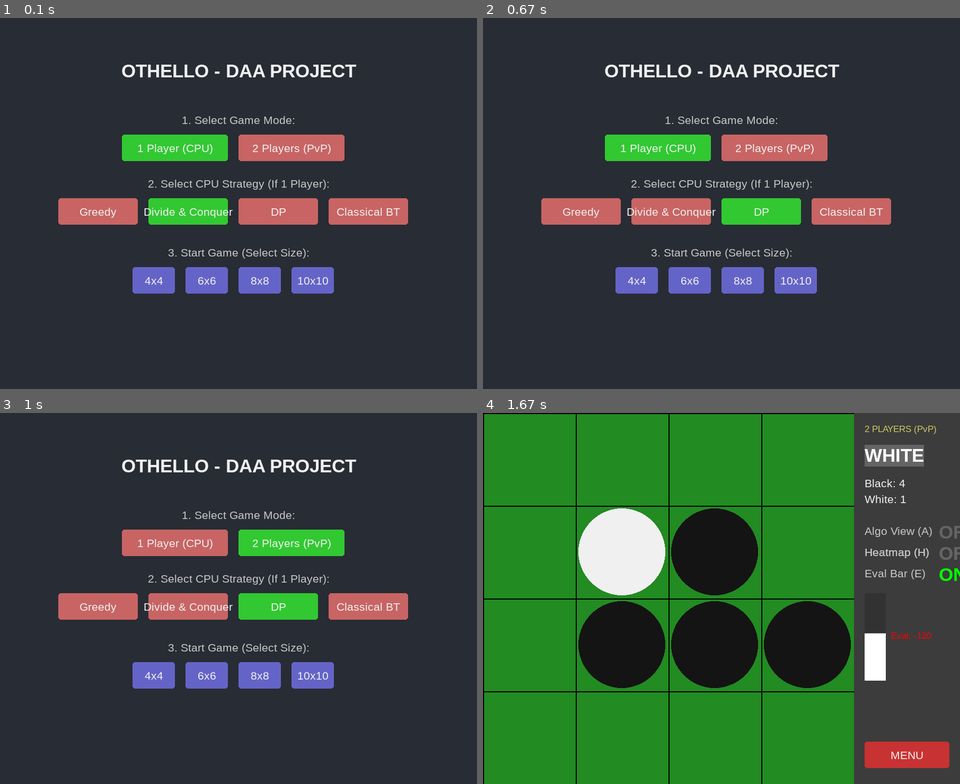
Above: before the commit, frames 1-4 (two rows, left to right).
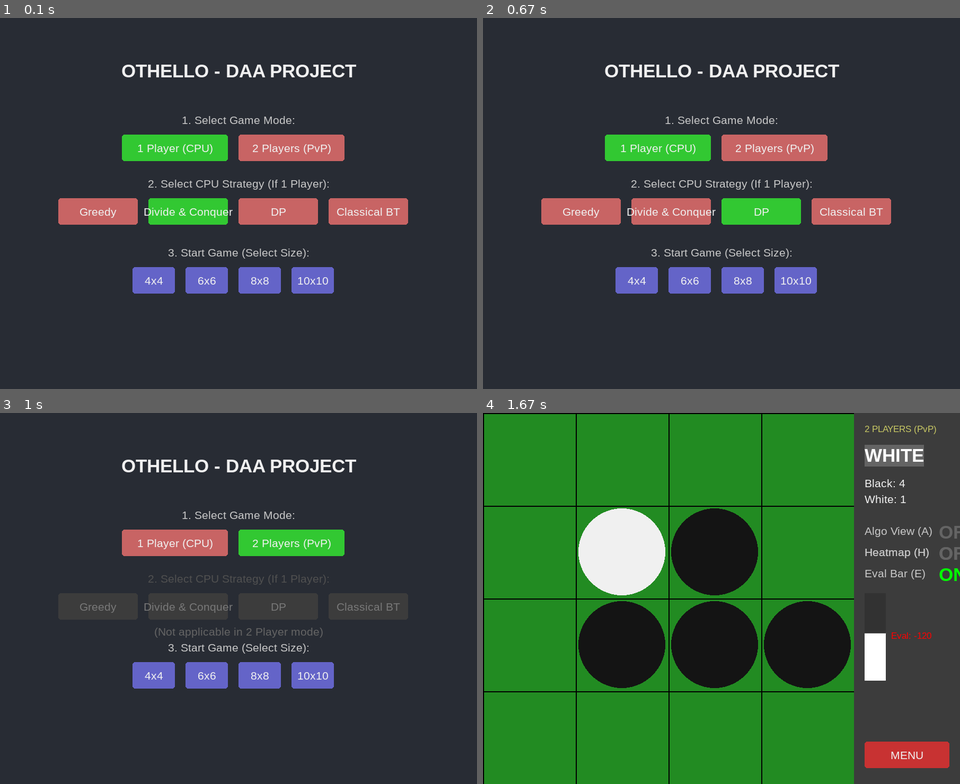
Above: after the commit, the same moments.

Repository: nimaldanyathk/Othello_DAA_Project
Game: pygame game, started from main_pygame.py
The game is run twice, just before and just after one commit, with the same random seed, the same clock (stepped at 60 frames per second) and the same inputs.
Inputs (mouse positions are in pixels of both pictures, inside the frame that each line leads up to):
- Up to frame 1 (0.1 s): no input
- Up to frame 2 (0.67 s): click (721, 203) at 0.38 s
- Up to frame 3 (1 s): click "2 Players (PvP)" at 0.72 s
- Up to frame 4 (1.67 s): click "4x4" at 1.05 s; click (778, 631) at 1.38 s

Frames 1-2 are identical in both runs. In frame 3, 5.3% of the frame differs, in the area x 12-86%, y 43-61%; in frame 4, nothing differs.

Commit message:
UI: grey out CPU strategy section in 2-Player (PvP) mode

Diff:
--- a/ui/pygame_gui.py
+++ b/ui/pygame_gui.py
@@ -190,7 +190,9 @@
             self.menu_buttons_mode.append((rect, mode_val))
 
         # --- 2. Select CPU Strategy (If 1 Player) ---
-        lbl_strat = self.font.render("2. Select CPU Strategy (If 1 Player):", True, (200, 200, 200))
+        is_1player = self.selected_mode_option == MODE_PvCPU
+        lbl_color = (200, 200, 200) if is_1player else (80, 80, 80)
+        lbl_strat = self.font.render("2. Select CPU Strategy (If 1 Player):", True, lbl_color)
         self.screen.blit(lbl_strat, (center_x - lbl_strat.get_width()//2, 300))
 
         strats = [("Greedy", STRAT_GREEDY), ("Divide & Conquer", STRAT_DNC), ("DP", STRAT_DP), ("Classical BT", STRAT_CLASSICAL_BT)]
@@ -204,15 +206,26 @@
             y = 340
             rect = pygame.Rect(x, y, strat_btn_width, 50)
 
-            # Highlight selected
-            color = self.COLOR_BTN_SELECTED if self.cpu_strategy == strat_val else (200, 100, 100)
+            if not is_1player:
+                # Greyed out - not applicable in PvP mode
+                color = (60, 60, 60)
+            elif self.cpu_strategy == strat_val:
+                color = self.COLOR_BTN_SELECTED
+            else:
+                color = (200, 100, 100)
+
             pygame.draw.rect(self.screen, color, rect, border_radius=5)
 
-            # Text
-            txt = self.font.render(label, True, self.COLOR_WHITE)
+            txt_color = (120, 120, 120) if not is_1player else self.COLOR_WHITE
+            txt = self.font.render(label, True, txt_color)
             self.screen.blit(txt, (x + strat_btn_width//2 - txt.get_width()//2, y + 25 - txt.get_height()//2))
 
             self.menu_buttons_strat.append((rect, strat_val))
+
+        # "N/A" overlay text when in PvP mode
+        if not is_1player:
+            na = self.font.render("(Not applicable in 2 Player mode)", True, (100, 100, 100))
+            self.screen.blit(na, (center_x - na.get_width()//2, 400))
 
         # --- 3. Select Grid Size (Starts Game) ---
         lbl_size = self.font.render("3. Start Game (Select Size):", True, (200, 200, 200))
@@ -241,12 +254,13 @@
                 self.play_sound('flip')
                 return
 
-        # Check Strategy Selection (Toggle)
-        for rect, strat_val in self.menu_buttons_strat:
-            if rect.collidepoint(pos):
-                self.cpu_strategy = strat_val
-                self.play_sound('flip')
-                return
+        # Check Strategy Selection (Toggle) - only in 1 Player mode
+        if self.selected_mode_option == MODE_PvCPU:
+            for rect, strat_val in self.menu_buttons_strat:
+                if rect.collidepoint(pos):
+                    self.cpu_strategy = strat_val
+                    self.play_sound('flip')
+                    return
 
         # Check Size Selection (Start Game)
         for rect, size in self.menu_buttons_size:
